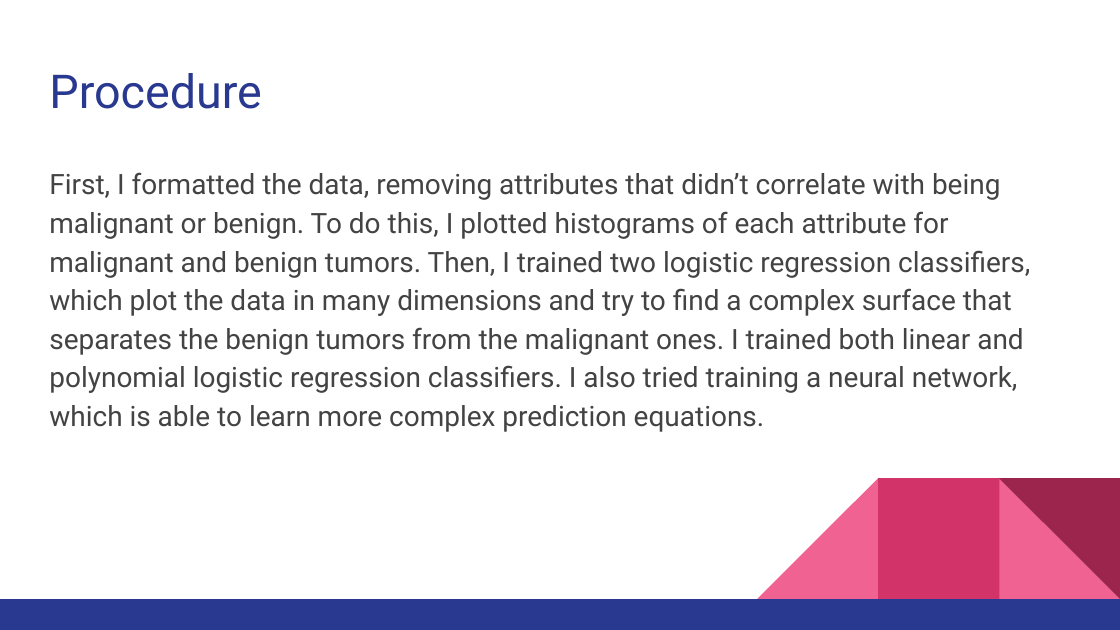
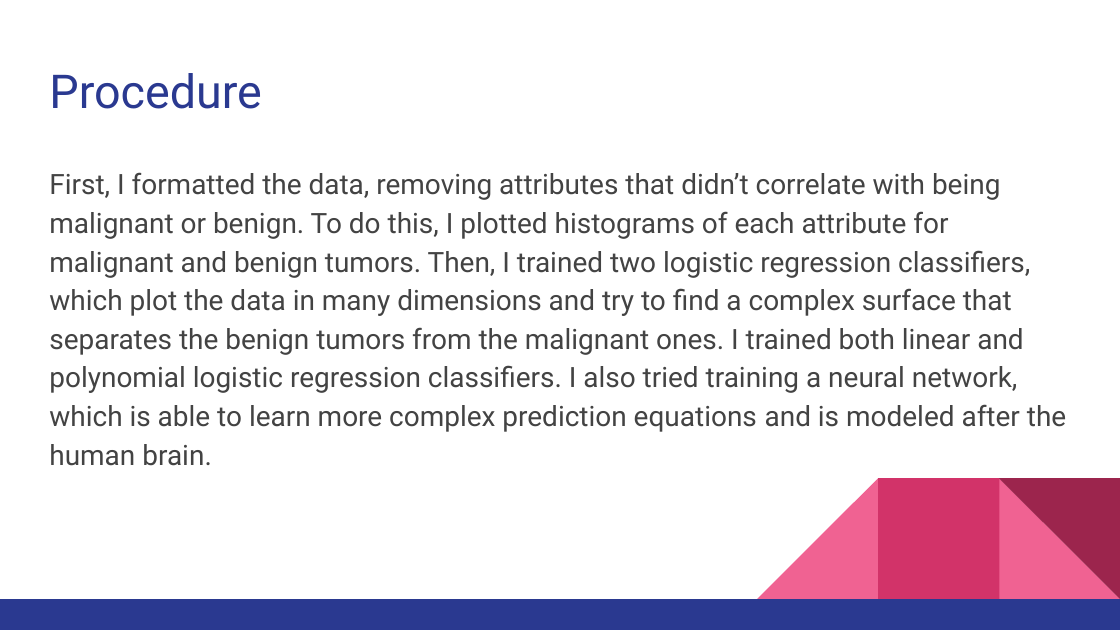
Before and after one commit to venkatrao1/mahacks3, a slide deck: slide 5 of Predicting Breast Cancer_ MAHacks III project.pptx. Drawn at 1120x630 pixels with LibreOffice and Linux fonts; fonts in the diff are those of the drawing. Boxes give left, top, right and bottom in pixels: in the first picture for what was removed or moved away, otherwise in the second. Text is boxed around its words. In the diff, an @@ line names an element or a change of style, - is before the commit and + after.

```diff
--- a/Predicting Breast Cancer_ MAHacks III project.pptx
+++ b/Predicting Breast Cancer_ MAHacks III project.pptx
@@ text at <box>49,172,1066,466</box>: text changed @@
-First, I formatted the data, removing attributes that didn’t correlate with being malignant or benign. To do this, I plotted histograms of each attribute for malignant and benign tumors. Then, I trained two logistic regression classifiers, which plot the data in many dimensions and try to find a complex surface that separates the benign tumors from the malignant ones. I trained both linear and polynomial logistic regression classifiers. I also tried training a neural network, which is able to learn more complex prediction equations.
+First, I formatted the data, removing attributes that didn’t correlate with being malignant or benign. To do this, I plotted histograms of each attribute for malignant and benign tumors. Then, I trained two logistic regression classifiers, which plot the data in many dimensions and try to find a complex surface that separates the benign tumors from the malignant ones. I trained both linear and polynomial logistic regression classifiers. I also tried training a neural network, which is able to learn more complex prediction equations and is modeled after the human brain.
```
Also in this commit, not shown: 3 other slides changed.
